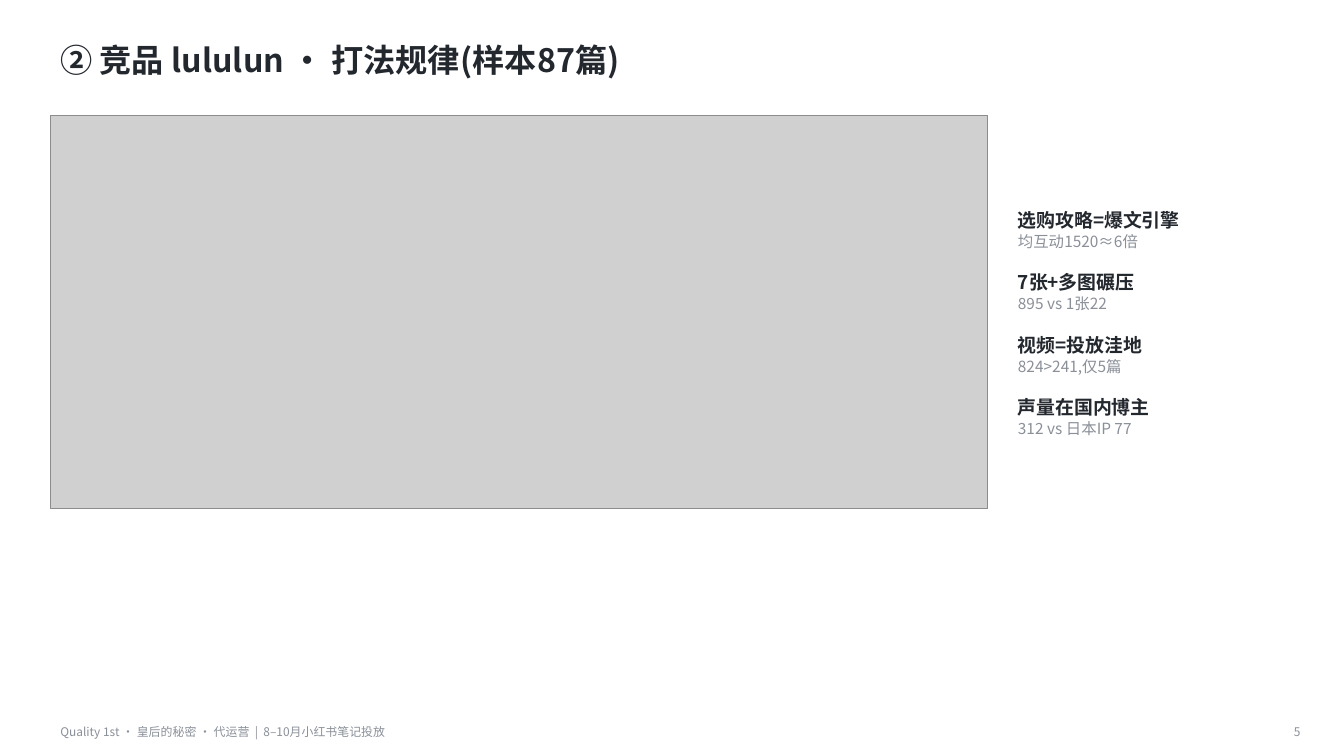
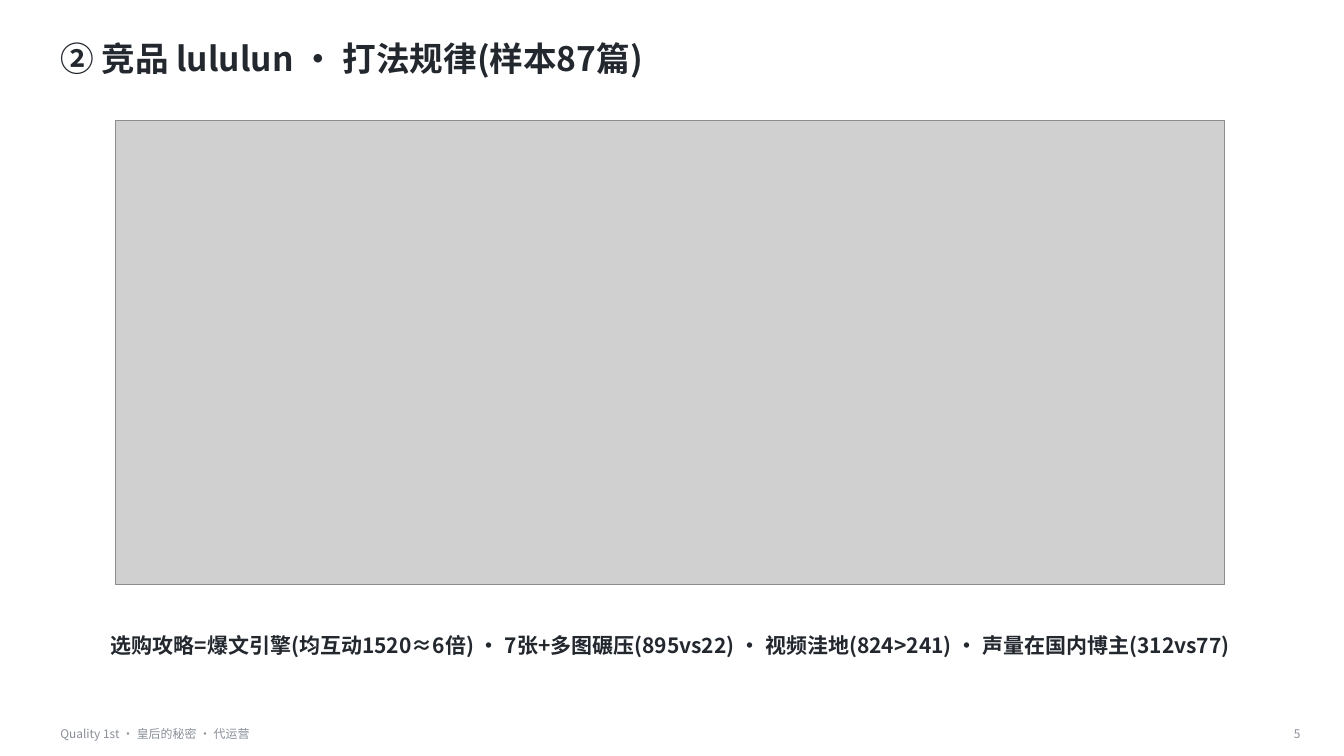
Before and after one commit to caowenwen-boop/-, a slide deck: slide 5 of docs/工作/04-营销推广/代运营-Quality1st/8-10月笔记投放/8-10月小红书笔记投放方案.pptx. Drawn at 1344x756 pixels with LibreOffice and Linux fonts; fonts in the diff are those of the drawing; grey boxes stand for pictures. Boxes give left, top, right and bottom in pixels: in the first picture for what was removed or moved away, otherwise in the second. Text is boxed around its words. In the diff, an @@ line names an element or a change of style, - is before the commit and + after.

```diff
--- a/docs/工作/04-营销推广/代运营-Quality1st/8-10月笔记投放/8-10月小红书笔记投放方案.pptx
+++ b/docs/工作/04-营销推广/代运营-Quality1st/8-10月笔记投放/8-10月小红书笔记投放方案.pptx
@@ text "② 竞品 lululun · 打法规律(样本87篇)" at [60,42,643,78]: size 23 to 24 pt @@
@@ picture: place and size @@
-picture at [50,116,988,509]
+picture at [116,121,1225,585]
@@ text at [111,635,1229,657]: text changed; size 11 to 15 pt; text colour #8A8F98 to #23272E; bold on @@
-选购攻略=爆文引擎
-均互动1520≈6倍
-7张+多图碾压
-895 vs 1张22
-视频=投放洼地
-824>241,仅5篇
-声量在国内博主
-312 vs 日本IP 77
+选购攻略=爆文引擎(均互动1520≈6倍) · 7张+多图碾压(895vs22) · 视频洼地(824>241) · 声量在国内博主(312vs77)
@@ text at [60,728,250,741]: text changed @@
-Quality 1st · 皇后的秘密 · 代运营 | 8–10月小红书笔记投放
+Quality 1st · 皇后的秘密 · 代运营
```
Also in this commit, not shown: 9 other slides changed.
